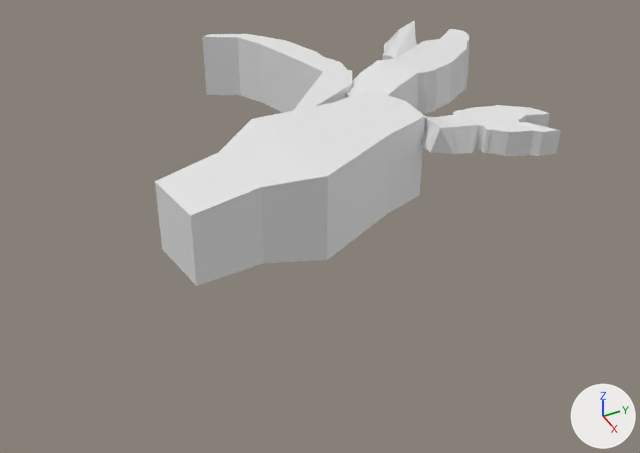
One commit to the Blender file Assets/Models/hermit-crab_Scott/Hermit_Crab.blend: the scene before it, then after it.
Camera for both pictures: a 50 mm camera at (6.64, -6.82, 4.35) aimed at (-0.05, -3.4, -0.72). Lighting does not change. The marker at lower right points along +X, +Y and +Z.

Before the edit, the objects in view are built like this:
```python
me_circle = bpy.data.meshes.new('Circle')
me_circle.from_pydata(...)  # 109 vertices, 130 faces; spans x -1.1..4.0, y -3.6..24.5, z -1.5..6.1
me_circle_001 = bpy.data.meshes.new('Circle.001')
me_circle_001.from_pydata(...)  # 109 vertices, 130 faces; spans x -1.1..4.0, y -3.6..24.5, z -1.5..6.1
me_cube_001 = bpy.data.meshes.new('Cube.001')
me_cube_001.from_pydata(...)  # 88 vertices, 86 faces; spans x -1.59..0.48, y -3.59..-1.57, z -3.8..0.92
me_cube_002 = bpy.data.meshes.new('Cube.002')
me_cube_002.from_pydata(...)  # 51 vertices, 35 faces; spans x -1.8..1.2, y -16.5..2.1, z -1.1..1.0
me_cylinder = bpy.data.meshes.new('Cylinder')
me_cylinder.from_pydata(...)  # 474 vertices, 470 faces; spans x -2.11..0.91, y -2.8..-0.77, z -0.11..0.51
ob_claws = bpy.data.objects.new('Claws', me_cylinder)
ob_claws.location = (0.0, 0.0, 0.0)
ob_eyeball = bpy.data.objects.new('Eyeball', me_circle)
ob_eyeball.location = (-0.296, -2.139, 0.0)
ob_eyeball.rotation_euler = (0.0, 0.0, 0.506)  # degrees (0, 0, 29)
ob_eyeball.scale = (0.0872, 0.0872, 0.0872)
ob_eyeball.hide_set(True)
ob_eyeball_001 = bpy.data.objects.new('Eyeball.001', me_circle_001)
ob_eyeball_001.location = (-0.007, -2.094, 0.0)
ob_eyeball_001.rotation_euler = (0.0, 0.0, 0.122)  # degrees (0, 0, 7)
ob_eyeball_001.scale = (0.0872, 0.0872, 0.0872)
ob_eyeball_001.hide_set(True)
ob_lleg = bpy.data.objects.new('LLeg', me_cube_002)
ob_lleg.location = (-0.858, -2.9, 0.037)
ob_lleg.rotation_euler = (0.0, 0.0, -0.825)  # degrees (0, 0, -47)
ob_lleg.scale = (0.629, 0.114, 0.399)
ob_tail = bpy.data.objects.new('Tail', me_cube_001)
ob_tail.location = (0.142, -3.266, -0.084)
ob_tail.rotation_euler = (0.0, 0.0, 0.243)  # degrees (0, 0, 14)
ob_tail.scale = (0.447, 0.886, 0.447)
ob_tail.hide_set(True)
# also in view: 'Body' at (0.16, -3.75, 0.0)
```
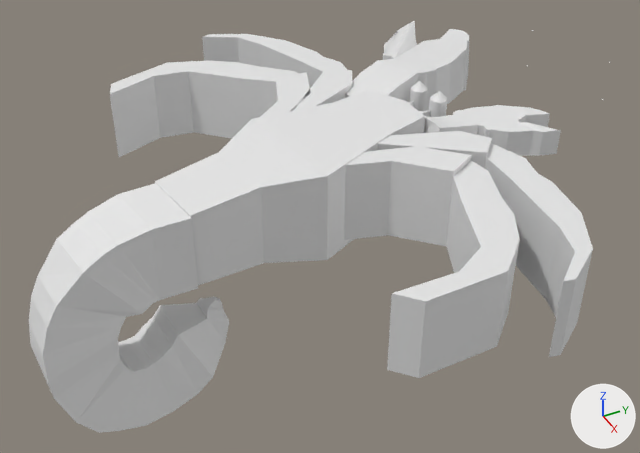
Boxes (x1, y1, x2, y2) around the edits, measured in the pictures (640 x 453 px):
```json
{"object": "Tail", "change": "shown", "after": [29, 183, 229, 433]}
{"object": "LLeg.003", "change": "added", "after": [344, 147, 520, 378]}
{"object": "LLeg.001", "change": "added", "after": [110, 61, 311, 157]}
{"object": "LLeg.002", "change": "added", "after": [377, 131, 593, 357]}
{"object": "Eyeball", "change": "shown", "after": [408, 30, 534, 111]}
{"object": "Eyeball.001", "change": "shown", "after": [419, 61, 610, 117]}
```

Edits to the scene script, one JSON object a line:
```json
{"op": "add", "block": "me_cube_005", "code": ["me_cube_005 = bpy.data.meshes.new('Cube.005')", "me_cube_005.from_pydata(...)  # 63 vertices, 41 faces; spans x -1.3..0.9, y -16.7..2.1, z -1.1..1.0"]}
{"op": "remove", "block": "ob_eyeball", "code": "ob_eyeball.hide_set(True)"}
{"op": "remove", "block": "ob_eyeball_001", "code": "ob_eyeball_001.hide_set(True)"}
{"op": "remove", "block": "ob_tail", "code": "ob_tail.hide_set(True)"}
{"op": "add", "block": "ob_lleg_003", "code": ["ob_lleg_003 = bpy.data.objects.new('LLeg.003', me_cube_005)", "ob_lleg_003.location = (0.894, -2.978, 0.037)", "ob_lleg_003.rotation_euler = (3.142, 0.0, 1.087)  # degrees (180, 0, 62)", "ob_lleg_003.scale = (-0.629, -0.114, -0.399)"]}
{"op": "add", "block": "ob_lleg_002", "code": ["ob_lleg_002 = bpy.data.objects.new('LLeg.002', me_cube_002.copy())  # the mesh of ob_lleg", "ob_lleg_002.location = (0.795, -2.494, 0.037)", "ob_lleg_002.rotation_euler = (3.142, 0.0, 0.966)  # degrees (180, 0, 55)", "ob_lleg_002.scale = (-0.629, -0.114, -0.399)"]}
{"op": "add", "block": "ob_lleg_001", "code": ["ob_lleg_001 = bpy.data.objects.new('LLeg.001', me_cube_005.copy())", "ob_lleg_001.location = (-0.828, -3.397, 0.037)", "ob_lleg_001.rotation_euler = (0.0, 0.0, -0.704)  # degrees (0, 0, -40)", "ob_lleg_001.scale = (0.629, 0.114, 0.399)"]}
```
